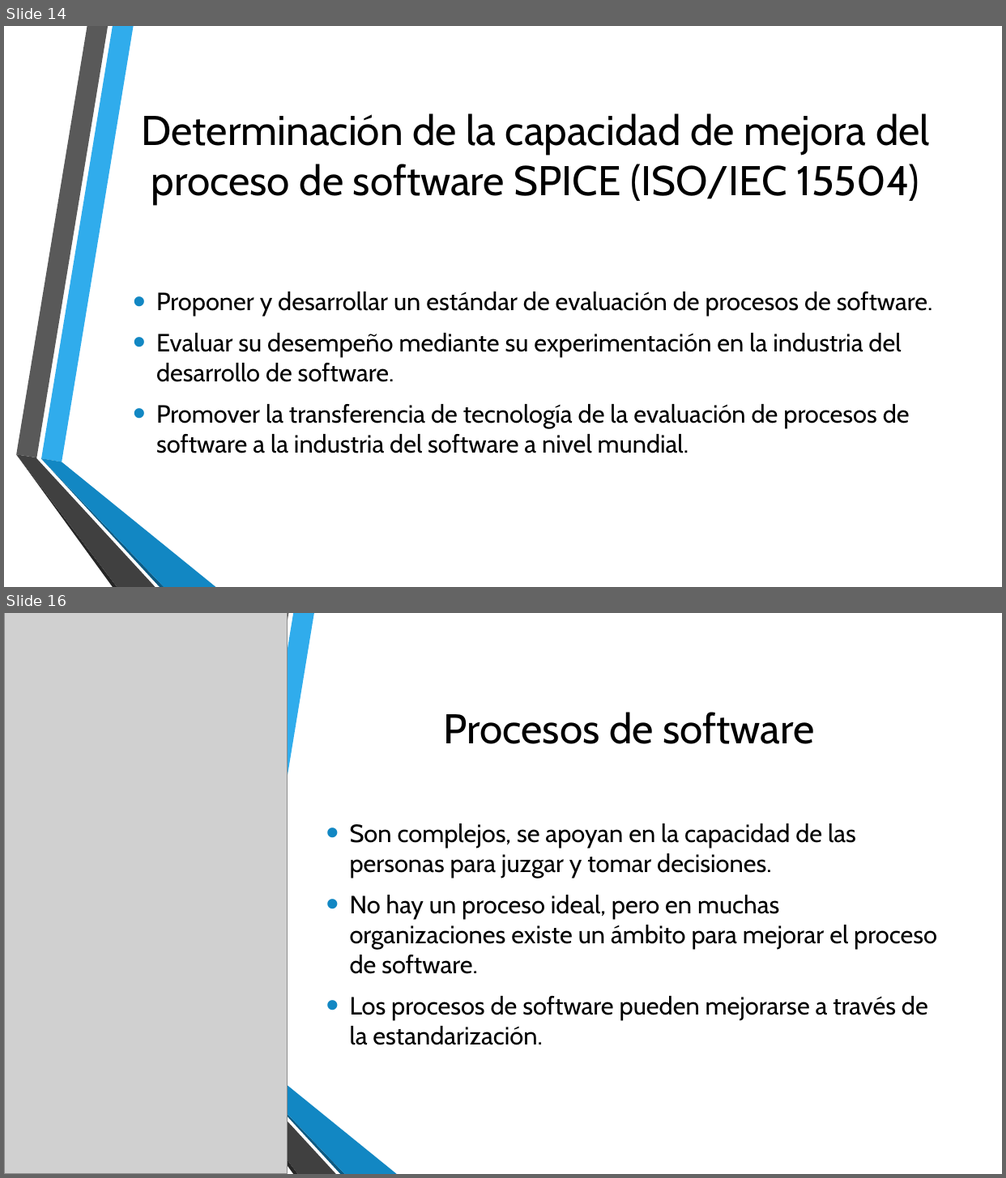
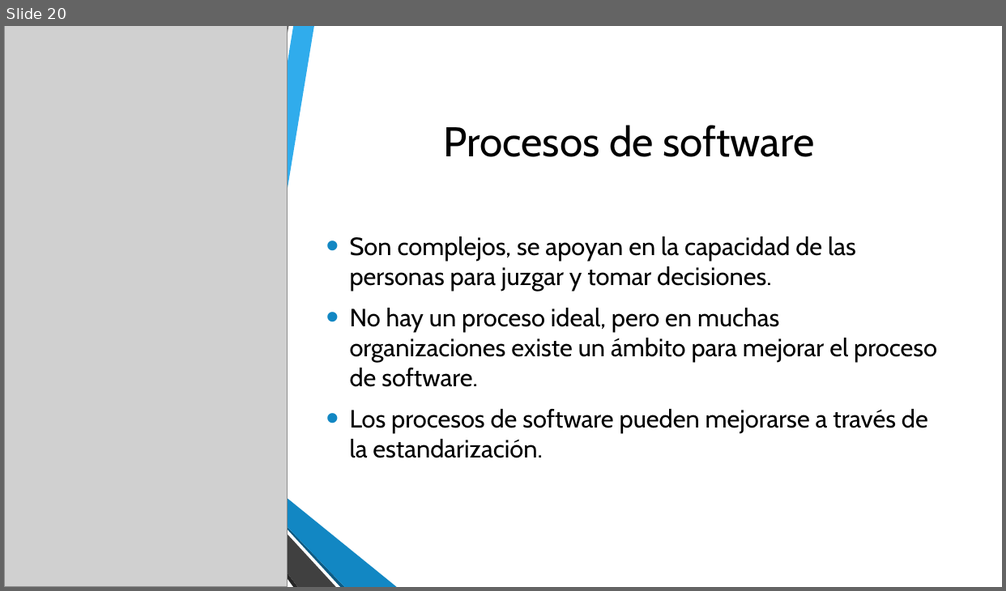
Before and after one commit to AryShared/SystemAnalysis, a slide deck: 1-2 Ciclo de vida del desarrollo de software.pptx. Shown one above the other, each under a label of ours: slides 14 and 16 before the commit, slide 20 after it; the slides between them are not shown. The pictures are 1006x1178 and 1006x591 pixels, drawn with LibreOffice and Linux fonts; fonts in the diff are those of the drawing; grey boxes stand for pictures; background and template pictures are left out. Boxes give left, top, right and bottom in pixels: in the first picture for what was removed or moved away, otherwise in the second. Text is boxed around its words. In the diff, an @@ line names an element or a change of style, - is before the commit and + after.

Commit message:
Actualización presentación 1-2
Reestructuración de los temas y se agregaron notas, se elimina la sección sobre evaluación de procesos.

```diff
--- a/1-2 Ciclo de vida del desarrollo de software.pptx
+++ b/1-2 Ciclo de vida del desarrollo de software.pptx
@@ slide 14 removed at [4, 26, 1002, 587], background picture (left out); not listed: 6 template elements that a slide beside it also shows @@
@@ title removed at [142, 113, 930, 204] @@
-Determinación de la capacidad de mejora del proceso de software SPICE (ISO/IEC 15504)
@@ text removed at [156, 292, 933, 454] @@
-• Proponer y desarrollar un estándar de evaluación de procesos de software.
-• Evaluar su desempeño mediante su experimentación en la industria del desarrollo de software.
-• Promover la transferencia de tecnología de la evaluación de procesos de software a la industria del software a nivel mundial.
@@ what was slide 16 is now slide 20 @@
```
Also in this commit, not shown: 7 slides changed, 3 slides added, 8 other slides removed, 1 other file.
